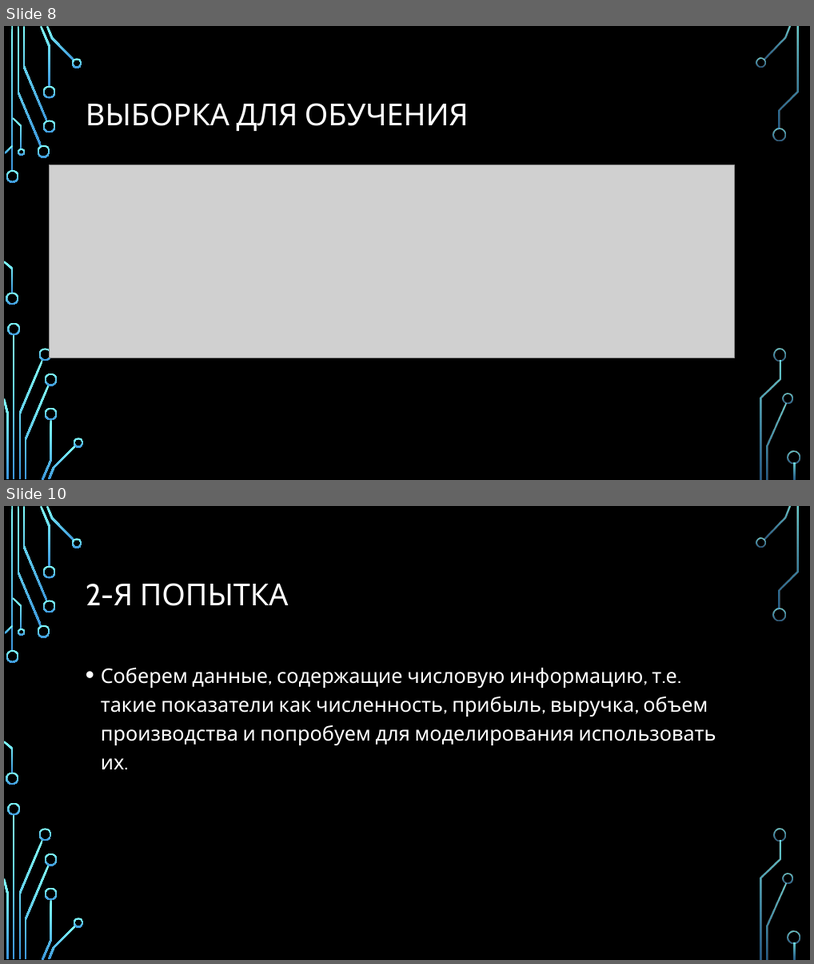
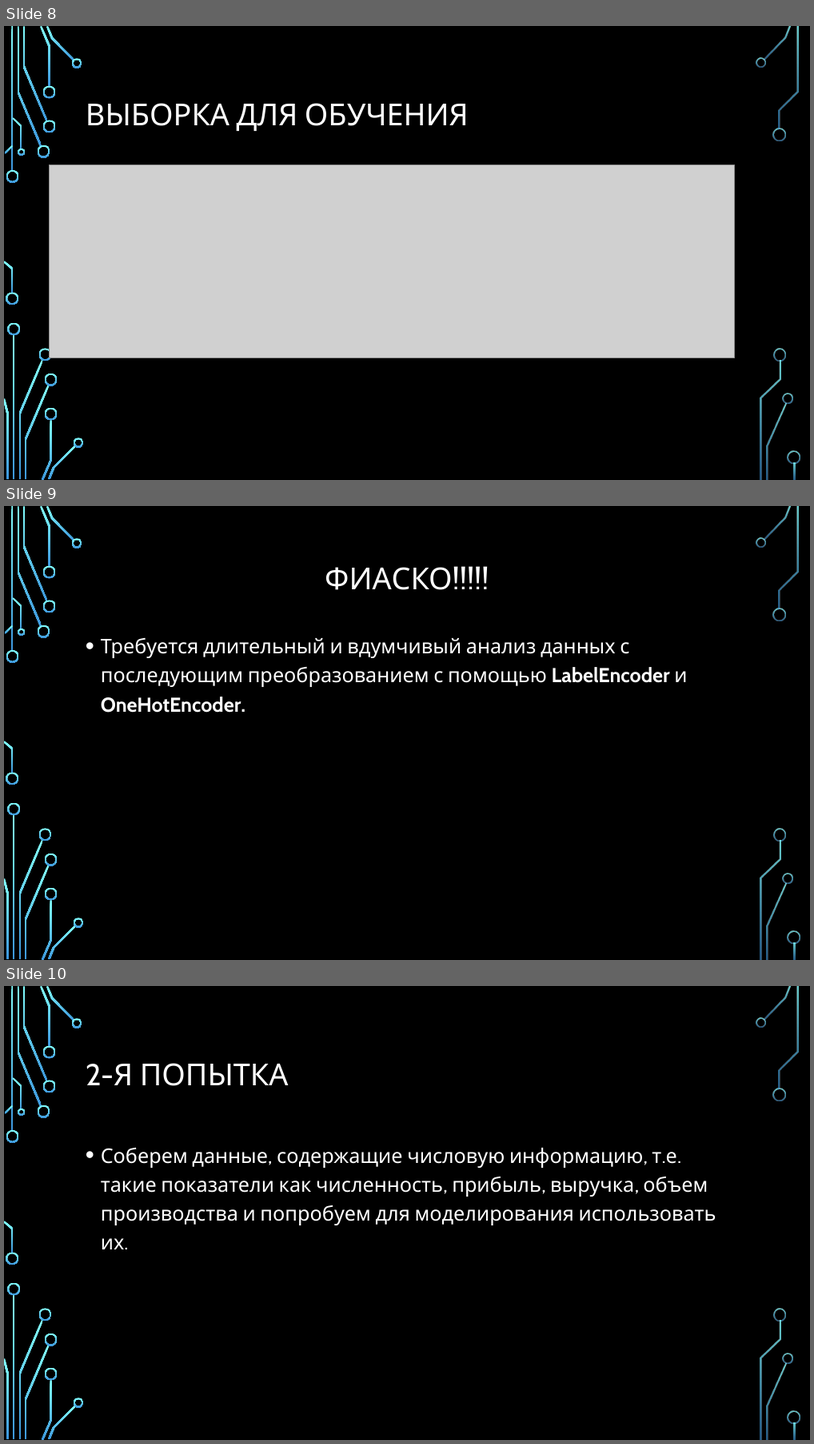
Before and after one commit to MaryaLagun/Data_Science, a slide deck: project/Проект.pptx. Shown one above the other, each under a label of ours: slides 8 and 10 before the commit, slides 8, 9 and 10 after it; the slides between them are not shown. The pictures are 814x964 and 814x1444 pixels, drawn with LibreOffice and Linux fonts; fonts in the diff are those of the drawing; grey boxes stand for pictures; background and template pictures are left out. Boxes give left, top, right and bottom in pixels: in the first picture for what was removed or moved away, otherwise in the second. Text is boxed around its words. In the diff, an @@ line names an element or a change of style, - is before the commit and + after.

```diff
--- a/project/Проект.pptx
+++ b/project/Проект.pptx
@@ slide 9 added at bbox=[4, 506, 810, 960], background picture (left out); not listed: 36 template elements that a slide beside it also shows @@
@@ title added at bbox=[325, 567, 452, 590], 36 pt, text #FFFFFF @@
+ФИАСКО!!!!!
@@ text added at bbox=[101, 638, 687, 712], 24 pt, text #FFFFFF @@
+• Требуется длительный и вдумчивый анализ данных с последующим преобразованием с помощью LabelEncoder и OneHotEncoder.
```
Also in this commit, not shown: 2 slides changed, 8 other slides added, 1 slide removed, 5 other files.
